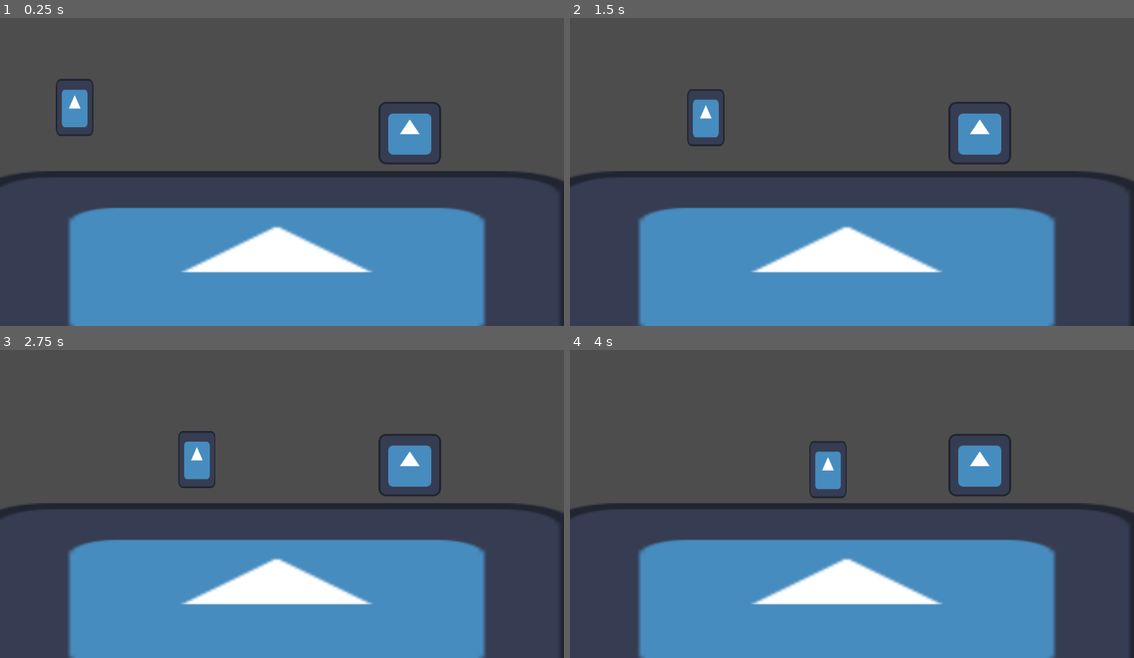
Above: before the commit, frames 1-4 (two rows, left to right).
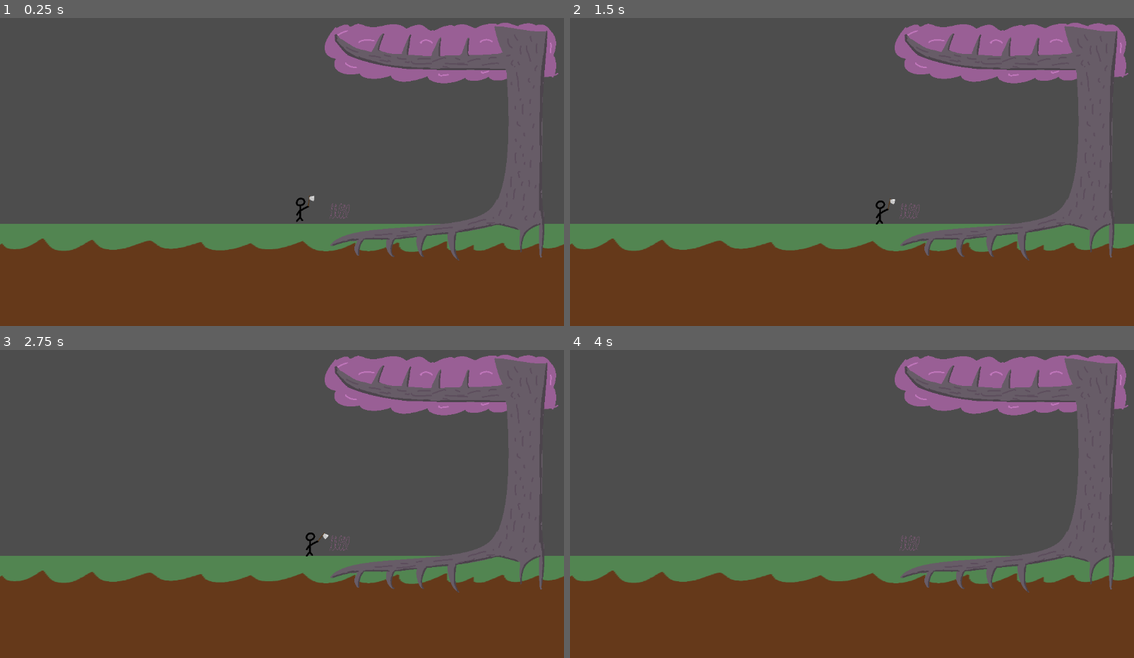
Above: after the commit, the same moments.

Repository: theghastlytuna/Broot_Force
Game: Godot game, scene res://Scenes/Overworld.tscn
Two runs of this game, one before a commit and one after it. Both use one fixed random seed, a clock stepped at 60 frames per second and the inputs below. This scene is started directly instead of the project's main scene. The engine's default icon, where the game draws it, is replaced by a stand-in: a white triangle on a blue panel in a dark square.
Inputs:
- Up to frame 1 (0.25 s): no input
- Up to frame 2 (1.5 s): hold Right (ui_right) 0.53-1.28 s; hold Down (ui_down) from 1.28 s (still down)
- Up to frame 3 (2.75 s): release Down (ui_down) at 2.03 s; hold Right (ui_right) from 2.03 s (still down)
- Up to frame 4 (4 s): release Right (ui_right) at 2.78 s; hold Up (ui_up) 2.78-3.53 s; hold Left (ui_left) from 3.53 s (still down)

The runs differ from the first frame. In frame 1, 50% of the frame differs, in the area x 0-100%, y 1-100%; in frame 2, 50%; in frame 3, 50%; in frame 4, 50%.

Commit message:
Thornwall and human with axe in

Diff:
--- /dev/null
+++ b/Scenes/AxeAttack.gd
@@ -0,0 +1 @@
+extends Attack
--- /dev/null
+++ b/Scenes/AxeHuman.gd
@@ -0,0 +1 @@
+extends Unit
--- a/Scenes/BaseEnemy.tscn
+++ b/Scenes/BaseEnemy.tscn
@@ -2,7 +2,7 @@
 
 [ext_resource type="Texture2D" uid="uid://6mm3q3gblhrr" path="res://icon.svg" id="1_npxjw"]
 [ext_resource type="Script" path="res://Scripts/EnemyMove.gd" id="2_44ib8"]
-[ext_resource type="Script" path="res://Scripts/DefaultAttack.gd" id="3_emobv"]
+[ext_resource type="Script" path="res://Scripts/Attack.gd" id="3_n8gf5"]
 
 [sub_resource type="PhysicsMaterial" id="PhysicsMaterial_umb3p"]
 friction = 0.0
@@ -22,22 +22,18 @@
 texture = ExtResource("1_npxjw")
 
 [node name="AnimatedSprite2D" type="AnimatedSprite2D" parent="."]
-scale = Vector2(1, 1)
 
 [node name="AttackArea" type="Area2D" parent="."]
-scale = Vector2(1, 1)
 
 [node name="CollisionShape2D" type="CollisionShape2D" parent="AttackArea"]
 position = Vector2(58, 0)
 shape = SubResource("RectangleShape2D_fkmxp")
 
 [node name="Movement" type="Node2D" parent="."]
-scale = Vector2(1, 1)
 script = ExtResource("2_44ib8")
 
 [node name="Attack" type="Node2D" parent="."]
-scale = Vector2(1, 1)
-script = ExtResource("3_emobv")
+script = ExtResource("3_n8gf5")
 attackDamage = 25.0
 timePerAttack = 2.0
 
--- a/Scenes/Overworld.tscn
+++ b/Scenes/Overworld.tscn
@@ -1,11 +1,22 @@
-[gd_scene load_steps=7 format=3 uid="uid://dq4jcfh8ylt5e"]
-
+[gd_scene load_steps=23 format=3 uid="uid://dq4jcfh8ylt5e"]
+
+[ext_resource type="Texture2D" uid="uid://73qddd2nftm7" path="res://Art Assets/Textures/Temporary/ground.png" id="1_0ador"]
 [ext_resource type="Texture2D" uid="uid://6mm3q3gblhrr" path="res://icon.svg" id="1_ax81e"]
+[ext_resource type="Texture2D" uid="uid://fxxowst01k33" path="res://Art Assets/Textures/Temporary/tree.png" id="2_1btjc"]
 [ext_resource type="Script" path="res://Scenes/TestPlayerUnit.gd" id="3_7m2uc"]
+[ext_resource type="Script" path="res://Scenes/ThornWall.gd" id="6_k2fq1"]
+[ext_resource type="Script" path="res://Scenes/ThornAttack.gd" id="7_2bu0k"]
 [ext_resource type="PackedScene" uid="uid://b6n8fojq4eg0k" path="res://Scenes/BaseEnemy.tscn" id="7_bgqyc"]
+[ext_resource type="Script" path="res://Scenes/AxeHuman.gd" id="9_2noil"]
+[ext_resource type="Texture2D" uid="uid://dx57ws0tw85ga" path="res://Art Assets/Textures/Temporary/Human.png" id="9_7xn7u"]
+[ext_resource type="Texture2D" uid="uid://db5qellkjpi6o" path="res://Art Assets/Textures/Temporary/thorns.png" id="9_bwa0f"]
+[ext_resource type="Texture2D" uid="uid://xmswgdihi5kt" path="res://Art Assets/Textures/Temporary/axe.png" id="10_i65uy"]
+[ext_resource type="Script" path="res://Scripts/AnimationSignalGiver.gd" id="12_gekqw"]
+[ext_resource type="Script" path="res://Scripts/EnemyMove.gd" id="13_6bodh"]
+[ext_resource type="Script" path="res://Scenes/AxeAttack.gd" id="13_ql77r"]
 
 [sub_resource type="RectangleShape2D" id="RectangleShape2D_qrx30"]
-size = Vector2(1207, 365)
+size = Vector2(1207, 257)
 
 [sub_resource type="RectangleShape2D" id="RectangleShape2D_y5pbn"]
 size = Vector2(128, 125)
@@ -13,20 +24,51 @@
 [sub_resource type="RectangleShape2D" id="RectangleShape2D_l0cex"]
 size = Vector2(129, 126)
 
+[sub_resource type="RectangleShape2D" id="RectangleShape2D_7qmm3"]
+size = Vector2(44, 51)
+
+[sub_resource type="RectangleShape2D" id="RectangleShape2D_fs4w2"]
+size = Vector2(20, 49)
+
+[sub_resource type="Animation" id="Animation_ol0kq"]
+resource_name = "Swing"
+loop_mode = 2
+tracks/0/type = "value"
+tracks/0/imported = false
+tracks/0/enabled = true
+tracks/0/path = NodePath(".:rotation")
+tracks/0/interp = 1
+tracks/0/loop_wrap = true
+tracks/0/keys = {
+"times": PackedFloat32Array(0, 0.5, 1),
+"transitions": PackedFloat32Array(1, 1, 1),
+"update": 0,
+"values": [0.0, 0.905826, 0.0]
+}
+
+[sub_resource type="AnimationLibrary" id="AnimationLibrary_cw51e"]
+_data = {
+"Swing": SubResource("Animation_ol0kq")
+}
+
+[sub_resource type="RectangleShape2D" id="RectangleShape2D_qhnfx"]
+size = Vector2(29, 28)
+
 [node name="Overworld" type="Node2D"]
 
 [node name="Ground" type="StaticBody2D" parent="."]
 
 [node name="CollisionShape2D" type="CollisionShape2D" parent="Ground"]
-position = Vector2(555.5, 513.5)
+position = Vector2(555.5, 567.5)
 shape = SubResource("RectangleShape2D_qrx30")
 
 [node name="Sprite2D" type="Sprite2D" parent="Ground"]
-position = Vector2(565.5, 531.5)
-scale = Vector2(9.63281, 3.13281)
-texture = ExtResource("1_ax81e")
+position = Vector2(611.5, 596)
+scale = Vector2(2.718, 0.628)
+texture = ExtResource("1_0ador")
 
 [node name="TestPlayerUnit" type="StaticBody2D" parent="." groups=["PlayerUnits"]]
+visible = false
 position = Vector2(837, 253)
 script = ExtResource("3_7m2uc")
 
@@ -44,6 +86,123 @@
 shape = SubResource("RectangleShape2D_l0cex")
 
 [node name="BaseEnemy" parent="." instance=ExtResource("7_bgqyc")]
+visible = false
 position = Vector2(131, 197)
 
+[node name="Tree" type="Node2D" parent="."]
+
+[node name="Sprite2D" type="Sprite2D" parent="Tree"]
+position = Vector2(891, 272)
+texture = ExtResource("2_1btjc")
+
+[node name="GroundPositions" type="Node2D" parent="Tree"]
+
+[node name="0" type="Node2D" parent="Tree/GroundPositions"]
+position = Vector2(693, 439)
+
+[node name="1" type="Node2D" parent="Tree/GroundPositions"]
+position = Vector2(735, 439)
+
+[node name="2" type="Node2D" parent="Tree/GroundPositions"]
+position = Vector2(804, 439)
+
+[node name="3" type="Node2D" parent="Tree/GroundPositions"]
+position = Vector2(858, 439)
+
+[node name="4" type="Node2D" parent="Tree/GroundPositions"]
+position = Vector2(927, 439)
+
+[node name="CanopyPositions" type="Node2D" parent="Tree"]
+position = Vector2(22, -315)
+
+[node name="0" type="Node2D" parent="Tree/CanopyPositions"]
+position = Vector2(693, 439)
+
+[node name="1" type="Node2D" parent="Tree/CanopyPositions"]
+position = Vector2(735, 439)
+
+[node name="2" type="Node2D" parent="Tree/CanopyPositions"]
+position = Vector2(804, 439)
+
+[node name="3" type="Node2D" parent="Tree/CanopyPositions"]
+position = Vector2(858, 439)
+
+[node name="4" type="Node2D" parent="Tree/CanopyPositions"]
+position = Vector2(927, 439)
+
+[node name="ThornWall" type="Node2D" parent="." groups=["TreeUnits"]]
+position = Vector2(693, 439)
+script = ExtResource("6_k2fq1")
+health = 600.0
+
+[node name="Sprite" type="Sprite2D" parent="ThornWall"]
+position = Vector2(0, -25)
+scale = Vector2(0.1, 0.1)
+texture = ExtResource("9_bwa0f")
+
+[node name="ThornAttack" type="Node2D" parent="ThornWall"]
+script = ExtResource("7_2bu0k")
+attackDamage = 4.0
+groupToAttack = "EnemyUnits"
+
+[node name="StaticBody2D" type="StaticBody2D" parent="ThornWall"]
+
+[node name="CollisionShape2D" type="CollisionShape2D" parent="ThornWall/StaticBody2D"]
+position = Vector2(0, -25.5)
+shape = SubResource("RectangleShape2D_7qmm3")
+
+[node name="Area2D" type="Area2D" parent="ThornWall"]
+
+[node name="CollisionShape2D" type="CollisionShape2D" parent="ThornWall/Area2D"]
+position = Vector2(0, -25.5)
+shape = SubResource("RectangleShape2D_7qmm3")
+
+[node name="AxeHuman" type="RigidBody2D" parent="." groups=["EnemyUnits"]]
+position = Vector2(593, 406)
+lock_rotation = true
+script = ExtResource("9_2noil")
+health = 10.0
+
+[node name="CollisionShape2D" type="CollisionShape2D" parent="AxeHuman"]
+position = Vector2(0, -0.5)
+shape = SubResource("RectangleShape2D_fs4w2")
+
+[node name="Move" type="Node2D" parent="AxeHuman"]
+script = ExtResource("13_6bodh")
+
+[node name="Human" type="Sprite2D" parent="AxeHuman"]
+scale = Vector2(0.105727, 0.105727)
+texture = ExtResource("9_7xn7u")
+
+[node name="Axe" type="Sprite2D" parent="AxeHuman/Human"]
+position = Vector2(141.875, -66.2082)
+scale = Vector2(0.528749, 0.528749)
+texture = ExtResource("10_i65uy")
+offset = Vector2(122.83, -168.35)
+
+[node name="AnimationPlayer" type="AnimationPlayer" parent="AxeHuman/Human/Axe"]
+libraries = {
+"": SubResource("AnimationLibrary_cw51e")
+}
+script = ExtResource("12_gekqw")
+animationToPlay = "Swing"
+
+[node name="AxeAttack" type="Node2D" parent="AxeHuman"]
+script = ExtResource("13_ql77r")
+groupToAttack = "TreeUnits"
+
+[node name="Area2D" type="Area2D" parent="AxeHuman/AxeAttack"]
+
+[node name="CollisionShape2D" type="CollisionShape2D" parent="AxeHuman/AxeAttack/Area2D"]
+position = Vector2(25, -17)
+shape = SubResource("RectangleShape2D_qhnfx")
+
+[connection signal="onDamaged" from="ThornWall" to="ThornWall/ThornAttack" method="onDamaged"]
+[connection signal="StartedAttacking" from="AxeHuman/AxeAttack" to="AxeHuman/Human/Axe/AnimationPlayer" method="playAnimation"]
+[connection signal="StartedAttacking" from="AxeHuman/AxeAttack" to="AxeHuman/Move" method="_on_attack_started_attacking"]
+[connection signal="StoppedAttacking" from="AxeHuman/AxeAttack" to="AxeHuman/Human/Axe/AnimationPlayer" method="stopAnimation"]
+[connection signal="StoppedAttacking" from="AxeHuman/AxeAttack" to="AxeHuman/Move" method="_on_attack_stopped_attacking"]
+[connection signal="area_entered" from="AxeHuman/AxeAttack/Area2D" to="AxeHuman/AxeAttack" method="_on_attack_area_area_entered"]
+[connection signal="area_exited" from="AxeHuman/AxeAttack/Area2D" to="AxeHuman/AxeAttack" method="_on_attack_area_area_exited"]
+
 [editable path="BaseEnemy"]
--- /dev/null
+++ b/Scenes/Punch.gd
@@ -0,0 +1,2 @@
+extends Attack
+class_name Punch
--- /dev/null
+++ b/Scenes/ThornAttack.gd
@@ -0,0 +1,5 @@
+extends Attack
+
+func onDamaged(args : AttackArguments):
+	args.from.damage(AttackArguments.new(4,get_parent(),Attack.AttackType.MEELE))
+	pass
--- /dev/null
+++ b/Scenes/ThornWall.gd
@@ -0,0 +1 @@
+extends Unit
--- /dev/null
+++ b/Scripts/AnimationSignalGiver.gd
@@ -0,0 +1,10 @@
+extends AnimationPlayer
+
+@export var animationToPlay : String
+
+func playAnimation():
+	play(animationToPlay)
+
+func stopAnimation():
+	seek(0,true)
+	stop()
--- a/Scripts/DefaultAttack.gd
+++ b/Scripts/Attack.gd
@@ -1,4 +1,11 @@
 extends Node2D
+class_name Attack
+
+enum AttackType{
+	MEELE,
+	VEHICLE,
+	POISON
+	}
 
 var enemyColliders : Array[Area2D]
 
@@ -7,44 +14,53 @@
 ##Damage per attack
 @export var attackDamage : float = 1
 
+##The type of attack this is
+@export var attackType : AttackType
+
 ##Amount of time in seconds to attack
 @export var timePerAttack : float = 1
 
 ##Number of targets that one attack hits
 @export var numberOfTargets : int = 1
 
+##The group that this attack will exclusively attack
+@export var groupToAttack : String
+
 signal StartedAttacking
 signal StoppedAttacking
 
 # Called when the node enters the scene tree for the first time.
 func _ready():
-	attackTimer = get_child(0)
+	attackTimer = Timer.new()
 	attackTimer.wait_time = timePerAttack
+	attackTimer.autostart = false
+	attackTimer.stop()
+	attackTimer.timeout.connect(attack)
+	add_child(attackTimer)
 
-# Called every frame. 'delta' is the elapsed time since the previous frame.
-func _process(delta):
-	pass
+
 
 func _on_attack_area_area_entered(area : Area2D):
-	if area.get_parent().is_in_group("PlayerUnits"):
+	if area.get_parent().is_in_group(groupToAttack):
 		if enemyColliders.size() == 0:
 			attackTimer.start()
 			StartedAttacking.emit()
 		enemyColliders.append(area)
 
 func _on_attack_area_area_exited(area : Area2D):
-	if area.get_parent().is_in_group("PlayerUnits"):
+	if area.get_parent().is_in_group(groupToAttack):
 		enemyColliders.erase(area)
 		if enemyColliders.size() == 0:
 			attackTimer.stop()
 			StoppedAttacking.emit()
 
 func _on_timer_timeout():
-	_attack()
-	print(enemyColliders[0].get_parent().health)
+	attack()
+	#print(enemyColliders[0].get_parent().getHealth())
 
-func _attack():
+func attack():
 	var unitsAttacked : int = 0
+	var attackArgs : AttackArguments = AttackArguments.new(attackDamage,get_parent(),attackType)
 	while unitsAttacked < numberOfTargets && unitsAttacked < enemyColliders.size():
-		enemyColliders[unitsAttacked].get_parent().health -= attackDamage
+		enemyColliders[unitsAttacked].get_parent().damage(attackArgs)
 		unitsAttacked += 1
--- /dev/null
+++ b/Scripts/AttackArguments.gd
@@ -0,0 +1,15 @@
+extends Resource
+class_name AttackArguments
+
+#made the attack arguments into a class cause we can add different parameters for attacking in the future, and this way we dont have to change signals all the time
+#this class just gives us more flexibility when we have to balance later
+#this also lets the classes that inherit attack change the values before they are applied (such as reducing the attack amount)
+
+var attackDamage : float
+var attackType : Attack.AttackType
+var from : Node2D
+
+func _init(amount, attacker, type) -> void:
+	attackDamage = amount
+	attackType = type
+	from = attacker
--- /dev/null
+++ b/Scripts/Debug.gd
@@ -0,0 +1,124 @@
+extends Node
+
+var rootNode : Node3D
+
+func DrawArrow(start : Vector3, end : Vector3):
+	var arrow : Resource = load("res://DEBUG/arrow.tscn")
+	var newNode : Node3D = arrow.instantiate()
+	rootNode.add_child(newNode)
+	newNode.global_position = start
+	#newNode.scale.z = (start.distance_to(end))
+	newNode.look_at(end)
+
+	pass
+
+func Log(a,b = null,c = null,d = null,e = null,f = null,g = null,h = null,i = null,j = null):
+	var outputArray : Array
+	outputArray.append(a)
+	if b == null:
+		output(outputArray)
+		return
+	outputArray.append(b)
+	if c == null:
+		output(outputArray)
+		return
+	outputArray.append(c)
+	if d == null:
+		output(outputArray)
+		return
+	outputArray.append(d)
+	if e == null:
+		output(outputArray)
+		return
+	outputArray.append(e)
+	if f == null:
+		output(outputArray)
+		return
+	outputArray.append(f)
+	if g == null:
+		output(outputArray)
+		return
+	outputArray.append(g)
+	if h == null:
+		output(outputArray)
+		return
+	outputArray.append(h)
+	if i == null:
+		output(outputArray)
+		return
+	outputArray.append(i)
+	if j == null:
+		output(outputArray)
+		return
+	outputArray.append(j)
+	output(outputArray)
+
+func LogSpace(a,b = null,c = null,d = null,e = null,f = null,g = null,h = null,i = null,j = null):
+	var outputArray : Array
+	outputArray.append(a)
+	if b == null:
+		output(outputArray)
+		return
+	outputArray.append(" ")
+	outputArray.append(b)
+	if c == null:
+		output(outputArray)
+		return
+	outputArray.append(" ")
+	outputArray.append(c)
+	if d == null:
+		output(outputArray)
+		return
+	outputArray.append(" ")
+	outputArray.append(d)
+	if e == null:
+		output(outputArray)
+		return
+	outputArray.append(" ")
+	outputArray.append(e)
+	if f == null:
+		output(outputArray)
+		return
+	outputArray.append(" ")
+	outputArray.append(f)
+	if g == null:
+		output(outputArray)
+		return
+	outputArray.append(" ")
+	outputArray.append(g)
+	if h == null:
+		output(outputArray)
+		return
+	outputArray.append(" ")
+	outputArray.append(h)
+	if i == null:
+		output(outputArray)
+		return
+	outputArray.append(" ")
+	outputArray.append(i)
+	if j == null:
+		output(outputArray)
+		return
+	outputArray.append(" ")
+	outputArray.append(j)
+	output(outputArray)
+
+func output(items : Array):
+	var outputString : String = "[b]"
+	for i in items:
+		outputString += str(i)
+	outputString+= "[/b]"
+	var stack : String = "		[color=#2e333a]"
+	var indexesToSkip : int = 2
+	var currentIndex : int = 0
+	for i in get_stack():
+		currentIndex += 1
+		if currentIndex < indexesToSkip+1:
+			continue
+		var sourceString : String = str(i["source"]).split("/")[-1]
+
+		stack += str(sourceString + " " + str(i["function"]) + ":" + str(i["line"]))
+		if currentIndex != get_stack().size():
+			stack += " < "
+	stack += "[/color]"
+	print_rich(outputString + stack)
--- a/Scripts/EnemyMove.gd
+++ b/Scripts/EnemyMove.gd
@@ -11,7 +11,7 @@
 func _process(delta: float) -> void:
 	if !attacking:
 		get_parent().linear_velocity.x = moveSpeed
-	print(get_parent().linear_velocity)
+	#print(get_parent().linear_velocity)
 
 func _on_attack_started_attacking():
 	get_parent().linear_velocity.x = 0
--- a/Scripts/Punch.gd
+++ b/Scripts/Punch.gd
@@ -16,9 +16,9 @@
 func _on_timer_timeout() -> void:
 
 	for a in collidingAreas:
-		print(a.get_parent().health)
+		#print(a.get_parent().health)
 		a.get_parent().health -= punchDamage
-		print(a.get_parent().health)
+		#print(a.get_parent().health)
 	pass # Replace with function body.
 
 
--- /dev/null
+++ b/Scripts/Unit.gd
@@ -0,0 +1,28 @@
+extends Node2D
+class_name Unit
+
+##The amount of health a unit has
+@export var health : float
+
+#this is the total amount of damage taken
+#im doing it like this in case we want units to be able to heal themselves later, there has to be a way to have a units max health
+var damageTaken : float
+
+signal onDamaged(args : AttackArguments)
+signal onDie
+
+func getHealth() -> float:
+	return health - damageTaken
+
+func damage(args : AttackArguments):
+	onDamaged.emit(args)
+	damageTaken += args.attackDamage
+	Debug.LogSpace("Damage Taken " , str(args.attackDamage) , name)
+	check_death()
+
+func check_death():
+	if damageTaken >= health:
+		die()
+
+func die():
+	queue_free()
--- /dev/null
+++ b/TESTEnemy.tscn
@@ -0,0 +1,48 @@
+[gd_scene load_steps=4 format=3 uid="uid://d1w0yu63oyigr"]
+
+[ext_resource type="Script" path="res://Move.gd" id="1_3u2go"]
+
+[sub_resource type="RectangleShape2D" id="RectangleShape2D_i443q"]
+
+[sub_resource type="GDScript" id="GDScript_0ktll"]
+script/source = "extends Node2D
+
+
+# Called when the node enters the scene tree for the first time.
+func _ready() -> void:
+	pass # Replace with function body.
+
+
+# Called every frame. 'delta' is the elapsed time since the previous frame.
+func _process(delta: float) -> void:
+	pass
+
+func damage():
+	print(\"5\")
+
+
+func _on_area_2d_body_entered(body: Node2D) -> void:
+	damage()
+"
+
+[node name="Node2D" type="Node2D"]
+
+[node name="AnimatedSprite2D" type="AnimatedSprite2D" parent="."]
+
+[node name="Area2D" type="Area2D" parent="."]
+
+[node name="CollisionShape2D" type="CollisionShape2D" parent="Area2D"]
+shape = SubResource("RectangleShape2D_i443q")
+
+[node name="Move" type="Node2D" parent="."]
+script = ExtResource("1_3u2go")
+moveSpeed = 5.0
+
+[node name="Move2" type="Node2D" parent="."]
+script = ExtResource("1_3u2go")
+moveSpeed = 9.0
+
+[node name="Punch" type="Node2D" parent="."]
+script = SubResource("GDScript_0ktll")
+
+[connection signal="body_entered" from="Area2D" to="Punch" method="_on_area_2d_body_entered"]
--- a/project.godot
+++ b/project.godot
@@ -15,6 +15,10 @@
 config/features=PackedStringArray("4.2", "Mobile")
 config/icon="res://icon.svg"
 
+[autoload]
+
+Debug="*res://Scripts/Debug.gd"
+
 [rendering]
 
 renderer/rendering_method="mobile"
Binary file added: Art Assets/Textures/Temporary/Human.png
Not shown, added: Art Assets/Textures/Temporary/Human.png.import
Binary file added: Art Assets/Textures/Temporary/axe.png
Not shown, added: Art Assets/Textures/Temporary/axe.png.import
Binary file added: Art Assets/Textures/Temporary/gas.png
Not shown, added: Art Assets/Textures/Temporary/gas.png.import
Binary file added: Art Assets/Textures/Temporary/ground.png
Not shown, added: Art Assets/Textures/Temporary/ground.png.import
Binary file added: Art Assets/Textures/Temporary/projectile.png
Not shown, added: Art Assets/Textures/Temporary/projectile.png.import
Binary file added: Art Assets/Textures/Temporary/thorns.png
Not shown, added: Art Assets/Textures/Temporary/thorns.png.import
(and 4 more such lines)
